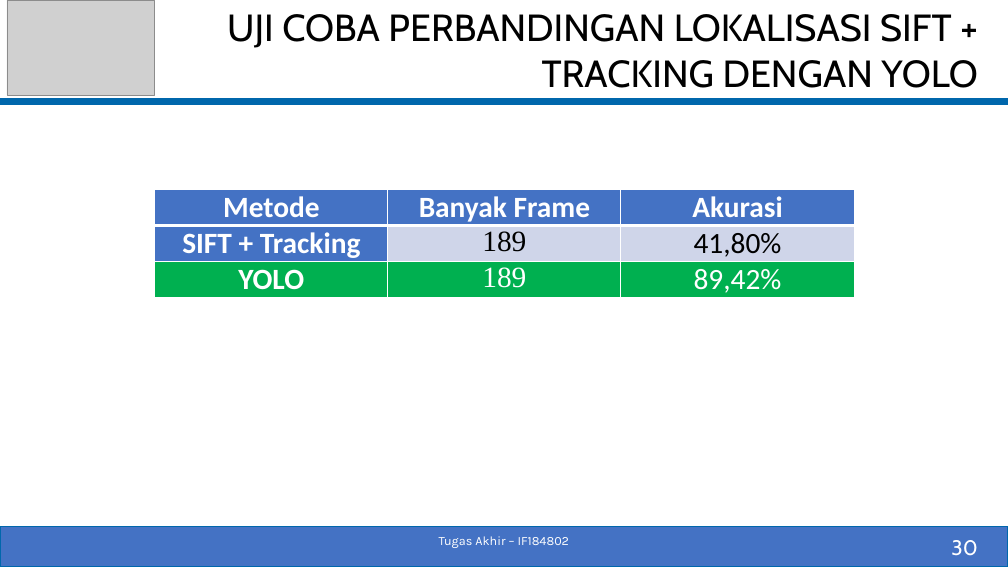
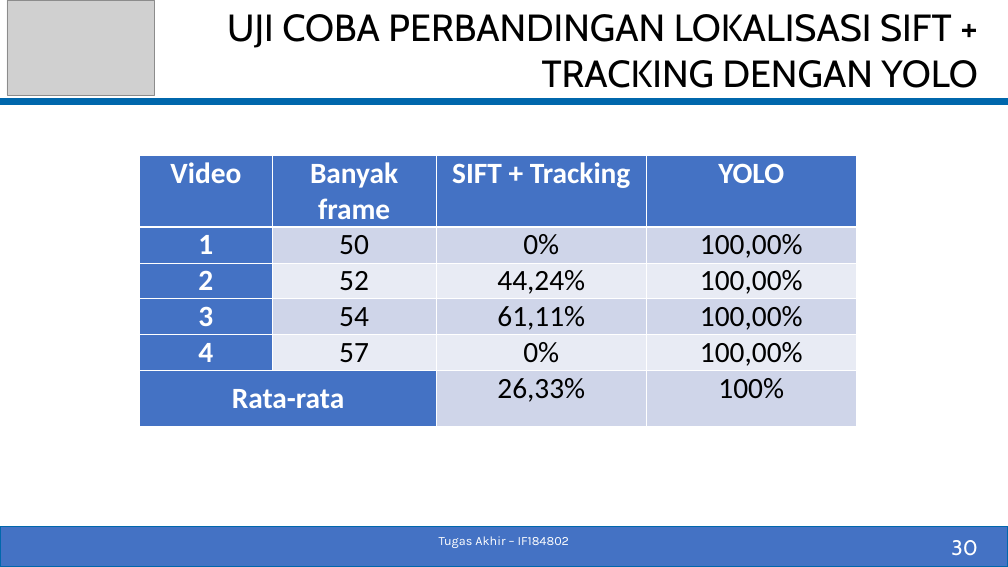
Before and after one commit to fenezema/Tugas-Akhir, a slide deck: slide 30 of Dokumen/05111540000055-Pradipta-Baskara-Slide_TA.pptx. Drawn at 1008x567 pixels with LibreOffice and Linux fonts; fonts in the diff are those of the drawing; grey boxes stand for pictures. Boxes give left, top, right and bottom in pixels: in the first picture for what was removed or moved away, otherwise in the second. Text is boxed around its words. In the diff, an @@ line names an element or a change of style, - is before the commit and + after.

```diff
--- a/Dokumen/05111540000055-Pradipta-Baskara-Slide_TA.pptx
+++ b/Dokumen/05111540000055-Pradipta-Baskara-Slide_TA.pptx
@@ table added at (x1=140, y1=155, x2=857, y2=426), 6 rows, 4 columns @@
+Video | Banyak frame | SIFT + Tracking | YOLO
+1 | 50 | 0% | 100,00%
+2 | 52 | 44,24% | 100,00%
+3 | 54 | 61,11% | 100,00%
+4 | 57 | 0% | 100,00%
+Rata-rata |  | 26,33% | 100%
@@ table removed at (x1=155, y1=190, x2=854, y2=297), 3 rows, 3 columns @@
-Metode | Banyak Frame | Akurasi
-SIFT + Tracking | 189 | 41,80%
-YOLO | 189 | 89,42%
```
Also in this commit, not shown: 7 other slides changed, 2 slides added, 3 other files.
